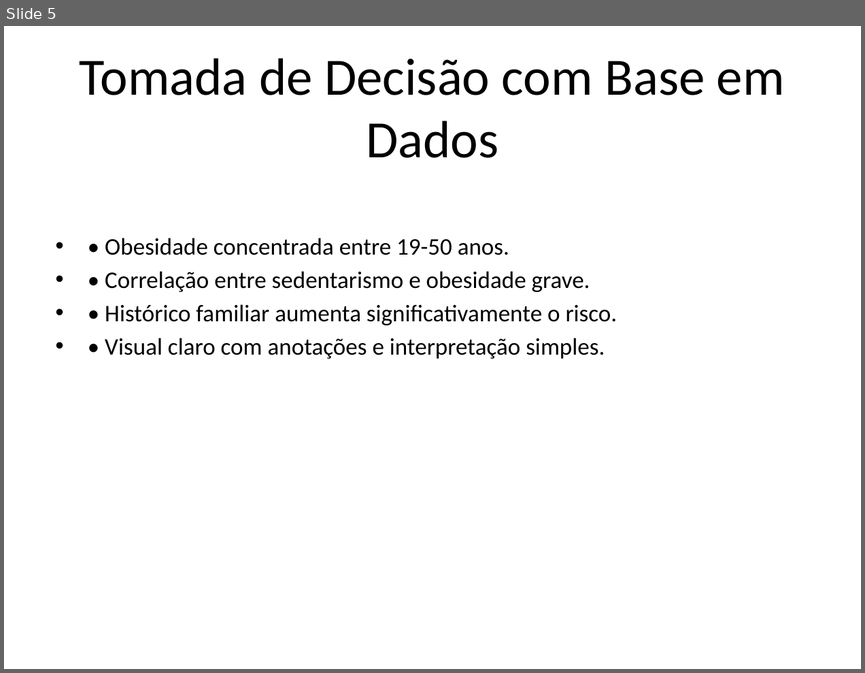
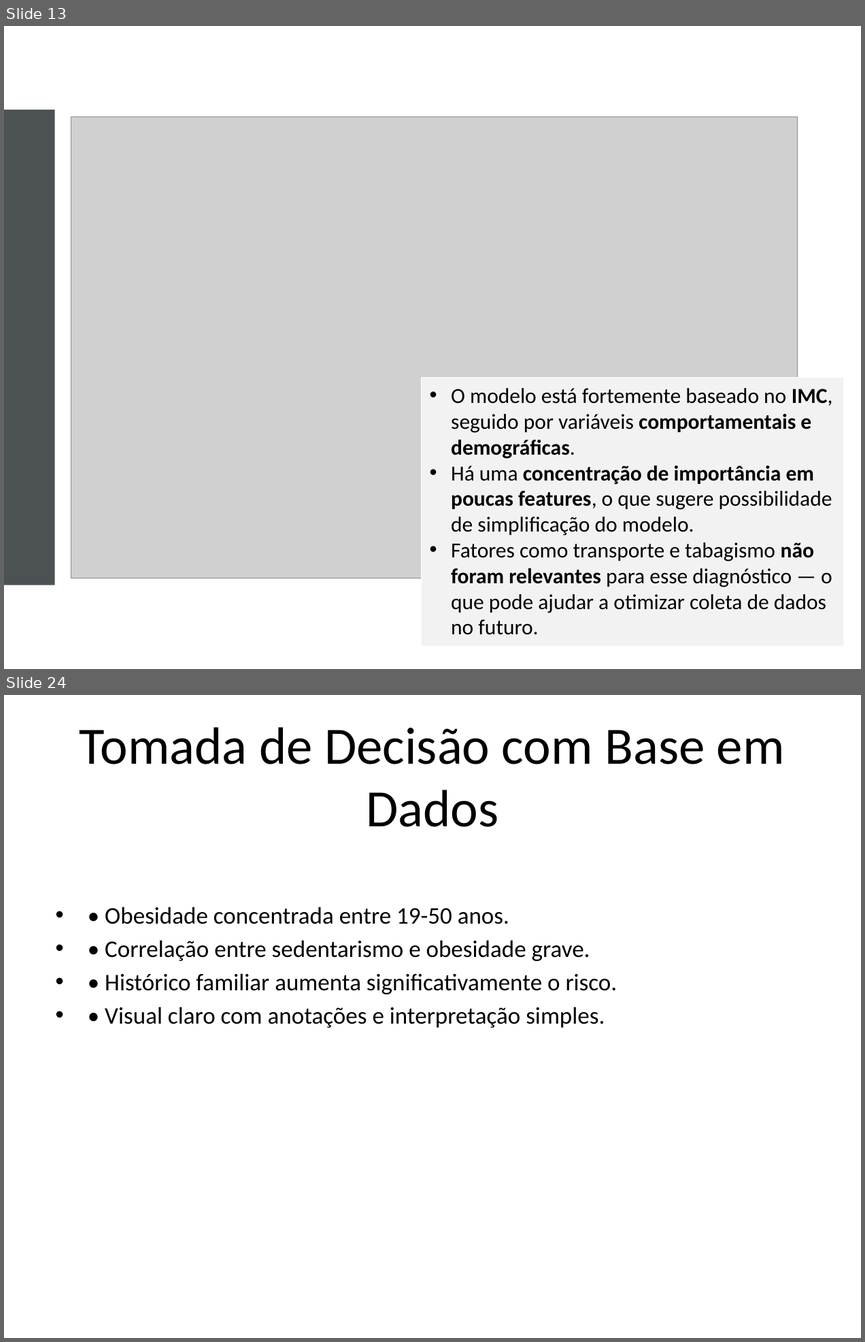
Before and after one commit to Naiderossi/Tech4, a slide deck: Apresentacao_TechChallenge_Obesidade.pptx. Shown one above the other, each under a label of ours: slide 5 before the commit, slides 13 and 24 after it; the slides between them are not shown. The pictures are 865x673 and 865x1342 pixels, drawn with LibreOffice and Linux fonts; fonts in the diff are those of the drawing; grey boxes stand for pictures. Boxes give left, top, right and bottom in pixels: in the first picture for what was removed or moved away, otherwise in the second. Text is boxed around its words. In the diff, an @@ line names an element or a change of style, - is before the commit and + after.

```diff
--- a/Apresentacao_TechChallenge_Obesidade.pptx
+++ b/Apresentacao_TechChallenge_Obesidade.pptx
@@ slide 13 added at (x1=4, y1=26, x2=861, y2=669), background #FFFFFF @@
@@ rectangle added at (x1=4, y1=109, x2=54, y2=585), fill #4C5254 @@
@@ picture added at (x1=71, y1=117, x2=798, y2=577) @@
@@ rectangle added at (x1=422, y1=378, x2=844, y2=645), fill #F2F2F2, outline #FFFFFF 0.75 pt, 18 pt, text #000000 @@
+• O modelo está fortemente baseado no IMC, seguido por variáveis comportamentais e demográficas.
+• Há uma concentração de importância em poucas features, o que sugere possibilidade de simplificação do modelo.
+• Fatores como transporte e tabagismo não foram relevantes para esse diagnóstico — o que pode ajudar a otimizar coleta de dados no futuro.
@@ what was slide 5 is now slide 24 @@
```
Also in this commit, not shown: 5 slides changed, 18 other slides added.
